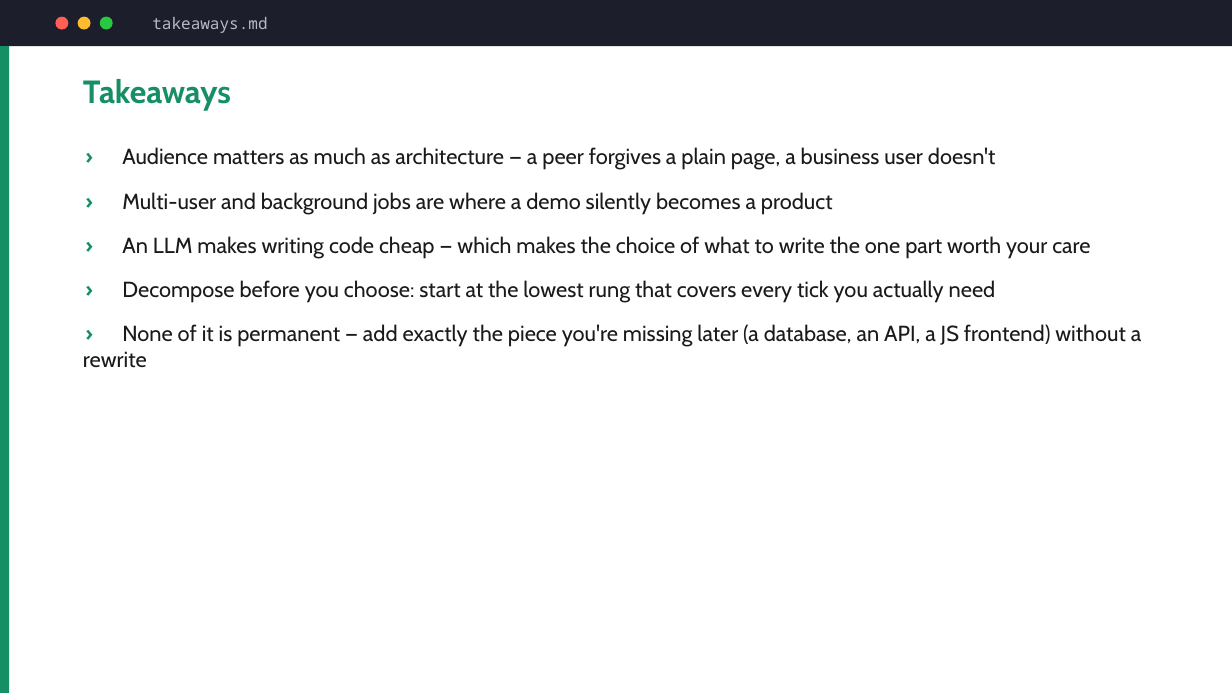
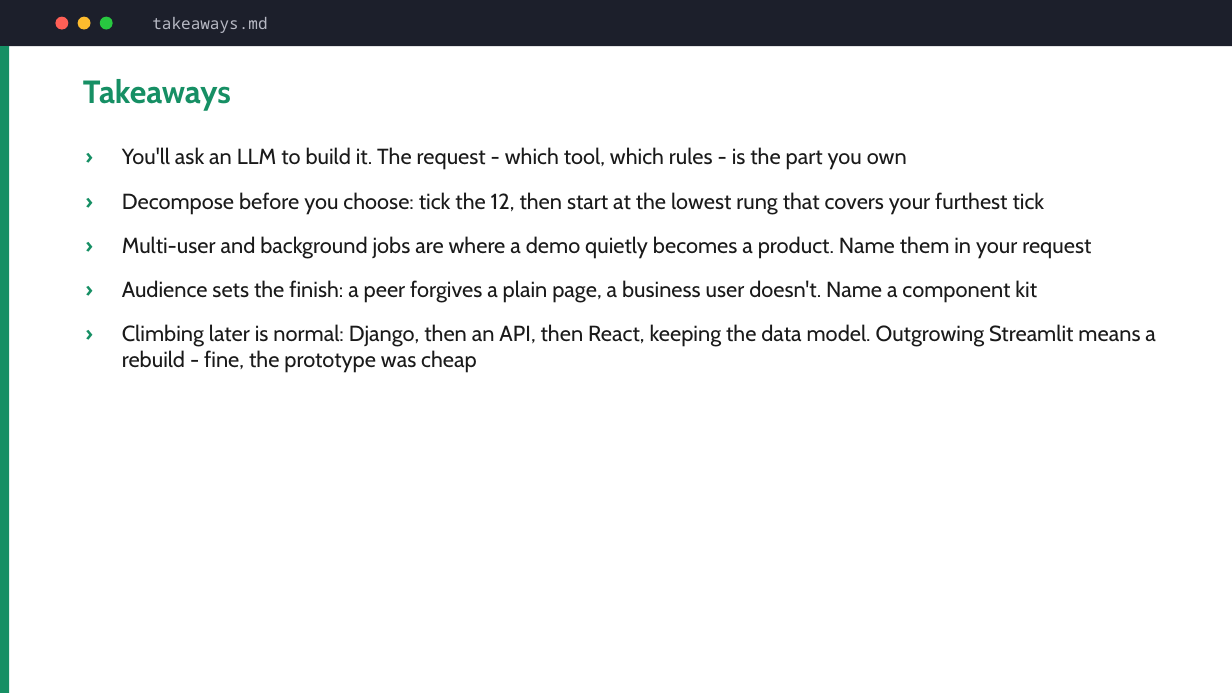
Before and after one commit to hovinh/web-development-learning-lab, a slide deck: slide 37 of blog/web-dev-for-data-people/slides/web-dev-for-data-people-slides.pptx (slide 39 before the commit). Drawn at 1232x693 pixels with LibreOffice and Linux fonts; fonts in the diff are those of the drawing. Boxes give left, top, right and bottom in pixels: in the first picture for what was removed or moved away, otherwise in the second. Text is boxed around its words. In the diff, an @@ line names an element or a change of style, - is before the commit and + after.

Commit message:
Reframe talk deck around the LLM request; fix review findings
- Thread "you'll ask an LLM to build it" through every section; move the
  thesis up to straight after the hook
- Add a code slide kind: the real PROMPT.md behind demo 1, and the ownership
  rule in both labeling codebases
- Use one tick-number convention; the meter lights actual rows; the ladder
  shows which ticks each rung adds
- Retake the Django admin (was empty) and PSA screenshots; move the Run-it
  slides to an appendix (86.5 min planned)
- Fix the HTML deck CSS being overridden by reveal's theme

```diff
--- a/blog/web-dev-for-data-people/slides/web-dev-for-data-people-slides.pptx
+++ b/blog/web-dev-for-data-people/slides/web-dev-for-data-people-slides.pptx
@@ text at (122,147,1155,373): text changed @@
-› Audience matters as much as architecture — a peer forgives a plain page, a business user doesn't
-› Multi-user and background jobs are where a demo silently becomes a product
-› An LLM makes writing code cheap — which makes the choice of what to write the one part worth your care
-› Decompose before you choose: start at the lowest rung that covers every tick you actually need
-› None of it is permanent — add exactly the piece you're missing later (a database, an API, a JS frontend) without a rewrite
+› You'll ask an LLM to build it. The request - which tool, which rules - is the part you own
+› Decompose before you choose: tick the 12, then start at the lowest rung that covers your furthest tick
+› Multi-user and background jobs are where a demo quietly becomes a product. Name them in your request
+› Audience sets the finish: a peer forgives a plain page, a business user doesn't. Name a component kit
+› Climbing later is normal: Django, then an API, then React, keeping the data model. Outgrowing Streamlit means a rebuild - fine, the prototype was cheap
```
Also in this commit, not shown: 38 other slides changed, 3 slides added, 1 slide removed, 15 other files.
